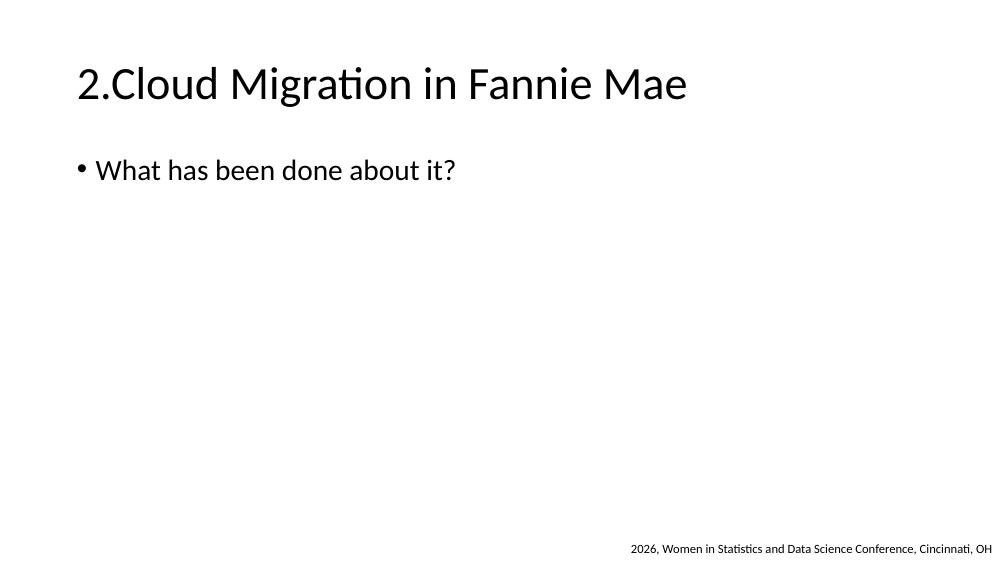
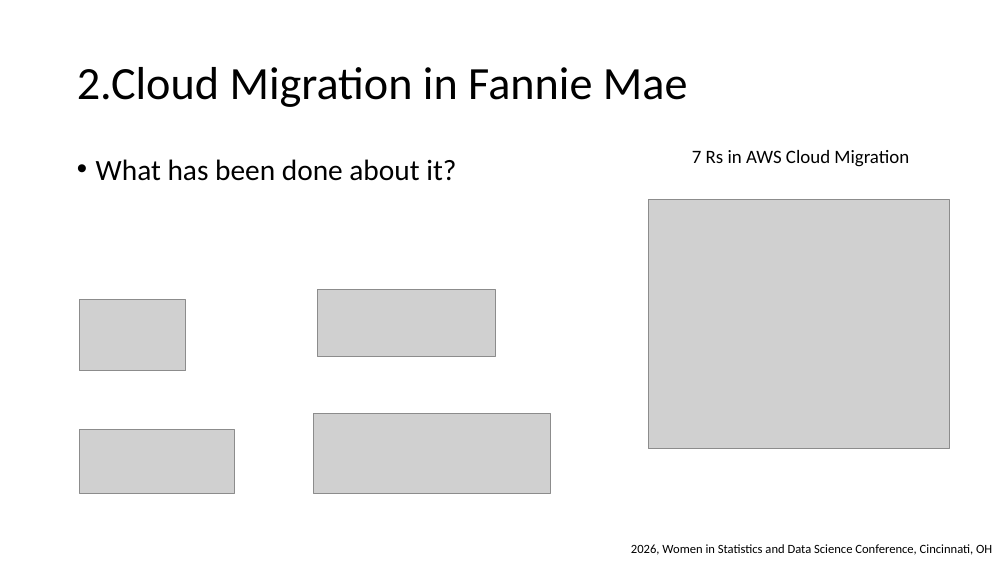
Before and after one commit to wx2123/WSDS-2026-OH, a slide deck: slide 4 of 2026 WSDS - Wujian Xue.pptx. Drawn at 1008x567 pixels with LibreOffice and Linux fonts; fonts in the diff are those of the drawing; grey boxes stand for pictures. Boxes give left, top, right and bottom in pixels: in the first picture for what was removed or moved away, otherwise in the second. Text is boxed around its words. In the diff, an @@ line names an element or a change of style, - is before the commit and + after.

```diff
--- a/2026 WSDS - Wujian Xue.pptx
+++ b/2026 WSDS - Wujian Xue.pptx
@@ text added at <box>692,150,909,167</box>, 18 pt, text #000000 @@
+7 Rs in AWS Cloud Migration
@@ picture added at <box>648,200,949,449</box> @@
@@ picture added at <box>79,299,186,371</box> @@
@@ picture added at <box>318,290,495,356</box> @@
@@ picture added at <box>314,414,551,494</box> @@
@@ picture added at <box>79,430,234,493</box> @@
```
Also in this commit, not shown: 2 other slides changed, 1 other file.
